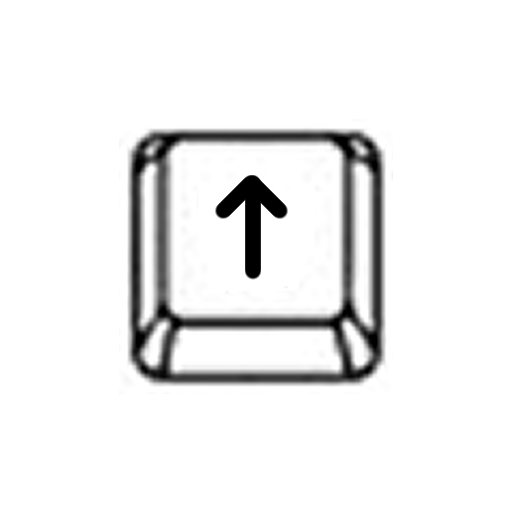
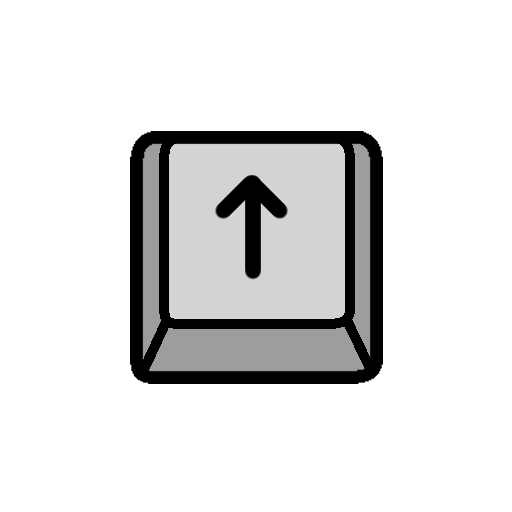
Before/after of a w=512, h=512 layered artwork. What changed in the layer stack:
added layer "Layer 1 Copy 4" above "Layer 3 Copy 3" over [130, 131, 383, 384]
added layer "Layer 3 Copy 3" above "Layer 2 Copy" over [136, 137, 378, 376]
hid "Layer 2 Copy" over [119, 119, 393, 394]
